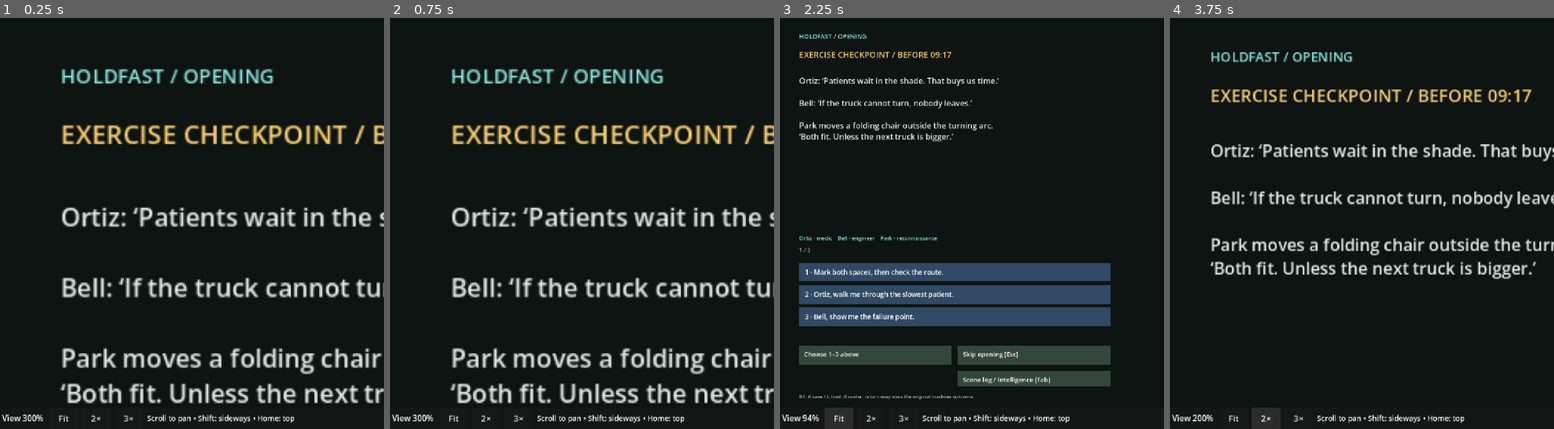
Above: before the commit, frames 1-4 (left to right).
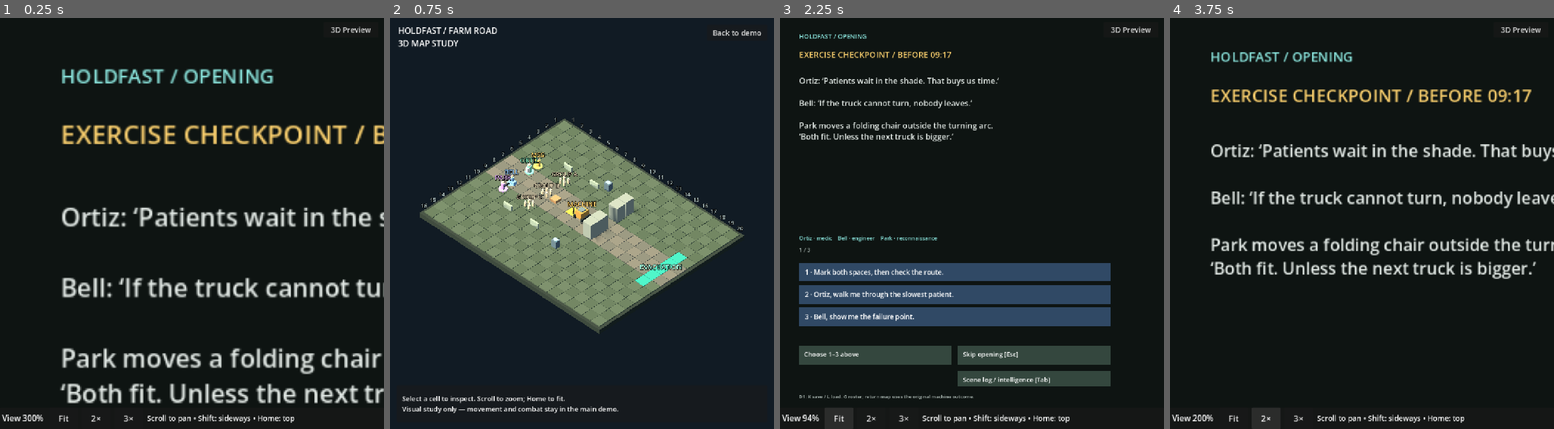
Above: after the commit, the same moments.

Repository: sgoold-shannon/HOLDFAST
Game: Godot game, scene res://farm_final.tscn
Same seed, same stepped clock (60 frames per second), same inputs: the game is played once before the commit and once after it.
Inputs (mouse positions are in pixels of both pictures, inside the frame that each line leads up to):
- Up to frame 1 (0.25 s): no input
- Up to frame 2 (0.75 s): click (739, 30) at 0.5 s, where only the run after the commit has a clickable "3D Preview"
- Up to frame 3 (2.25 s): click (1125, 34) at 1.25 s, where only the run after the commit has a clickable "Back to demo"; click "Fit" at 2 s
- Up to frame 4 (3.75 s): click "Fit" at 2.75 s; click "2×" at 3.5 s

The runs differ from the first frame. In frame 1, less than 0.1% of the frame differs, in the area x 86-97%, y 2-4%; in frame 2, 32%, in the area x 0-100%, y 2-99%; in frame 3, less than 0.1%; in frame 4, less than 0.1%.

Commit message:
Open 3D preview from demo with state-preserving return

Diff:
--- a/holdfast/presentation3d/map_preview.gd
+++ b/holdfast/presentation3d/map_preview.gd
@@ -153,6 +153,17 @@
 func build_hud() -> void:
 	var layer := CanvasLayer.new()
 	add_child(layer)
+	var back := Button.new()
+	back.text = "Back to demo"
+	back.set_anchors_and_offsets_preset(Control.PRESET_TOP_RIGHT)
+	back.offset_left = -200
+	back.offset_right = -20
+	back.offset_top = 20
+	back.offset_bottom = 68
+	back.add_theme_font_size_override("font_size",22)
+	back.focus_mode = Control.FOCUS_NONE
+	back.pressed.connect(close_preview)
+	layer.add_child(back)
 	var title := Label.new()
 	title.position = Vector2(24,20)
 	title.text = "HOLDFAST / FARM ROAD\n3D MAP STUDY"
@@ -208,3 +219,9 @@
 		readability.set_process_input(true)
 		for child in readability.get_children():
 			if child is CanvasLayer: child.visible = true
+
+func close_preview() -> void:
+	if get_tree().current_scene == self:
+		get_tree().change_scene_to_file("res://farm_final.tscn")
+	else:
+		queue_free()
--- a/holdfast/readability.gd
+++ b/holdfast/readability.gd
@@ -2,6 +2,7 @@
 ## Presentation-only magnifier. All game hit tests already invert the canvas transform.
 const PAGE := Vector2(1144, 1224)
 const TOOLBAR_HEIGHT := 64.0
+var preview_open := false
 var fit_enabled := false
 var toolbar: PanelContainer
 var magnification := 3.0
@@ -13,6 +14,17 @@
 	var layer := CanvasLayer.new()
 	layer.layer = 100
 	add_child(layer)
+	var preview_button := Button.new()
+	preview_button.text = "3D Preview"
+	preview_button.set_anchors_and_offsets_preset(Control.PRESET_TOP_RIGHT)
+	preview_button.offset_left = -180
+	preview_button.offset_right = -16
+	preview_button.offset_top = 12
+	preview_button.offset_bottom = 58
+	preview_button.add_theme_font_size_override("font_size",22)
+	preview_button.focus_mode = Control.FOCUS_NONE
+	preview_button.pressed.connect(open_preview)
+	layer.add_child(preview_button)
 	var panel := PanelContainer.new()
 	toolbar = panel
 	panel.set_anchors_and_offsets_preset(Control.PRESET_BOTTOM_WIDE)
@@ -87,3 +99,20 @@
 		origin += pan
 		_apply()
 		get_viewport().set_input_as_handled()
+
+func open_preview() -> void:
+	if preview_open: return
+	var board := get_tree().current_scene
+	if not board is Node2D: return
+	var preview = preload("res://map_preview_3d.tscn").instantiate()
+	var previous_mode := board.process_mode
+	var was_visible: bool = board.visible
+	preview_open = true
+	board.hide()
+	board.process_mode = Node.PROCESS_MODE_DISABLED
+	preview.tree_exited.connect(func():
+		preview_open = false
+		if is_instance_valid(board):
+			board.process_mode = previous_mode
+			board.visible = was_visible)
+	get_tree().root.add_child(preview)
--- /dev/null
+++ b/holdfast/tests/test_preview_launch.gd
@@ -0,0 +1,24 @@
+extends "res://tests/test_support.gd"
+func run() -> void:
+	var board = new_board("preview-launch")
+	current_scene = board
+	var before: Dictionary = board.encounter_snapshot()
+	var readability = root.get_node("Readability")
+	readability.open_preview()
+	expect(readability.preview_open and not board.visible and board.process_mode==Node.PROCESS_MODE_DISABLED,"Preview pauses and hides the existing demo")
+	var preview = root.get_child(root.get_child_count()-1)
+	expect(preview is Node3D,"Preview opens without a keyboard shortcut")
+	var count := root.get_child_count()
+	readability.open_preview()
+	expect(root.get_child_count()==count,"Repeated launch does not create duplicate previews")
+	preview.select_cell(Vector2i(10,8))
+	preview.close_preview()
+	await process_frame
+	await process_frame
+	expect(not readability.preview_open and board.visible and board.process_mode==Node.PROCESS_MODE_INHERIT,"Back restores the original demo")
+	expect(board.encounter_snapshot()==before,"Round trip preserves unsaved encounter state exactly")
+	expect(readability.is_processing() and readability.is_processing_input(),"Magnifier input resumes")
+	current_scene = null
+	board.free()
+	print("PREVIEW LAUNCH FAILURES: ",failures)
+	quit(1 if failures else 0)
Not shown, added: holdfast/tests/test_preview_launch.gd.uid
Not shown, changed: docs/presentation-plan.md
